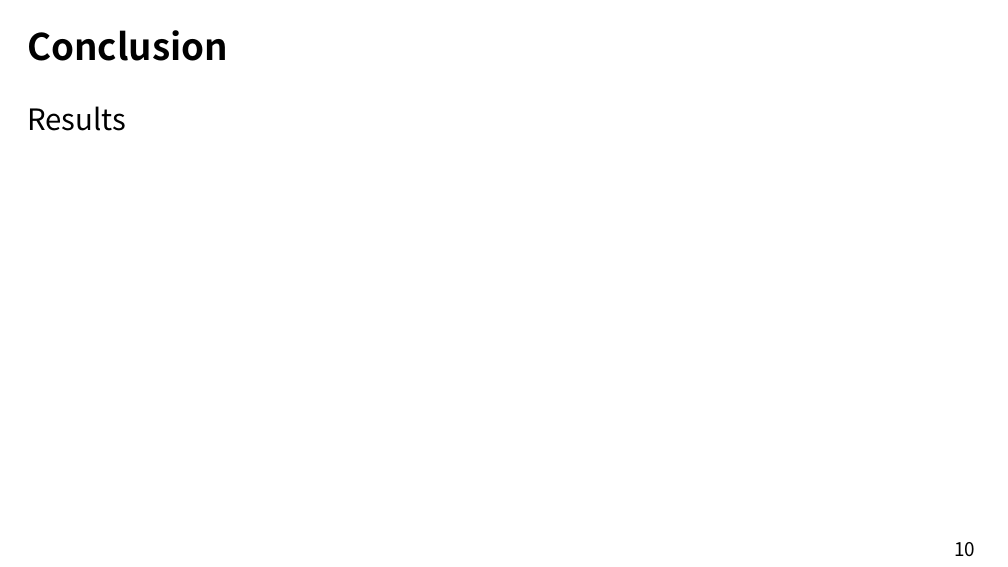
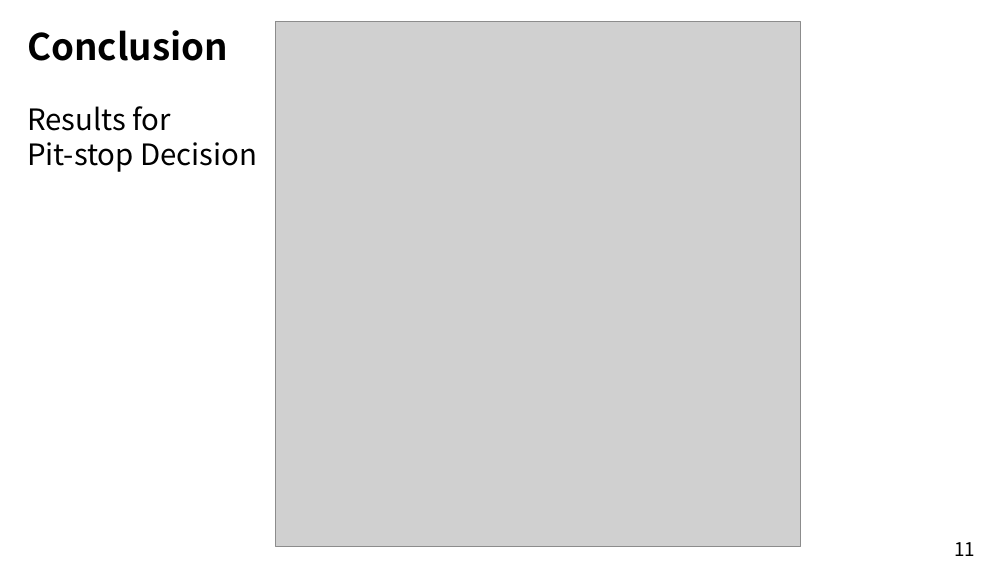
Before and after one commit to xvhhvx/EESM5900V_Project, a slide deck: slide 11 of Project_Presentation.pptx (slide 10 before the commit). Drawn at 1008x567 pixels with LibreOffice and Linux fonts; fonts in the diff are those of the drawing; grey boxes stand for pictures. Boxes give left, top, right and bottom in pixels: in the first picture for what was removed or moved away, otherwise in the second. Text is boxed around its words. In the diff, an @@ line names an element or a change of style, - is before the commit and + after.

Commit message:
add results

```diff
--- a/Project_Presentation.pptx
+++ b/Project_Presentation.pptx
@@ picture added at <box>275,21,800,546</box> @@
@@ text at <box>27,106,257,172</box>: text changed @@
-Results
+Results for
+Pit-stop Decision
@@ text at <box>954,542,975,556</box>: text changed @@
-10
+11
```
Also in this commit, not shown: 8 other slides changed, 1 slide added.
